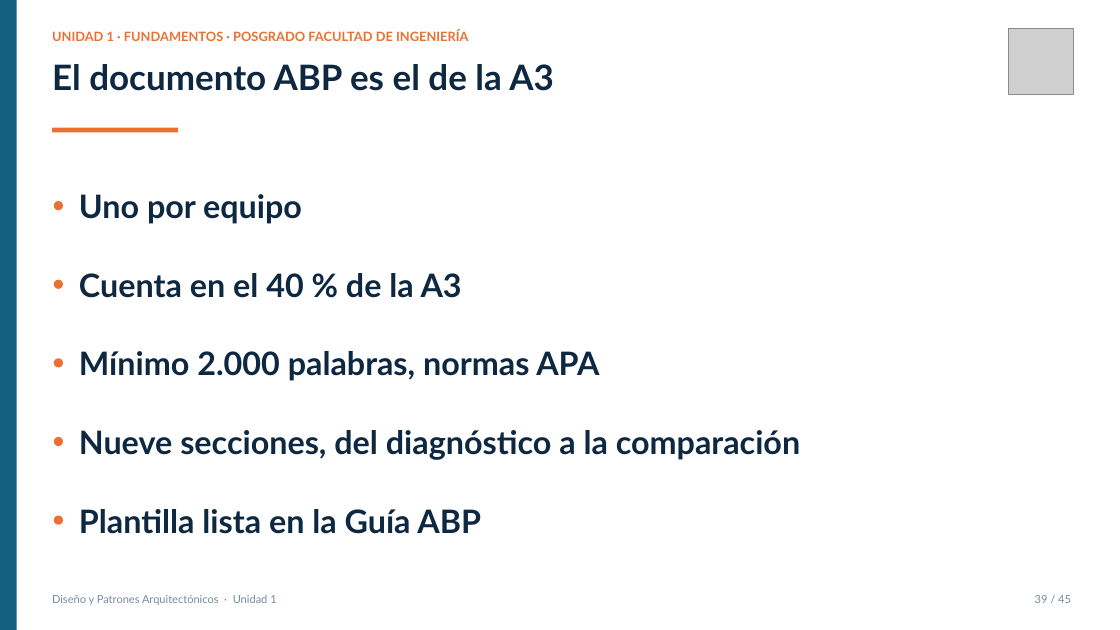
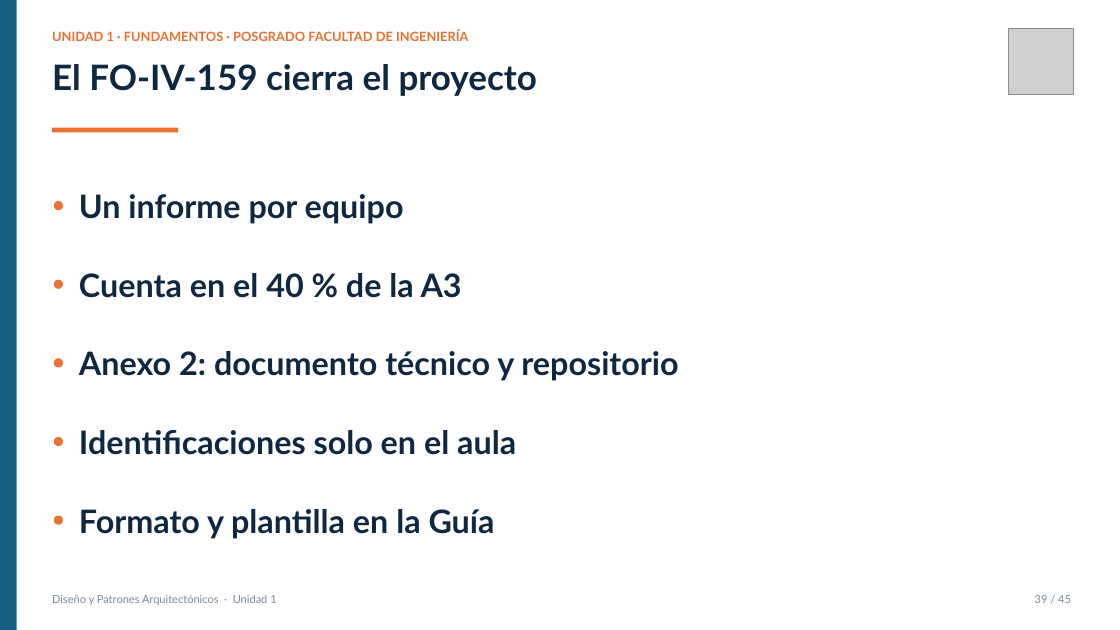
Before and after one commit to code-corhuila/ova-web, a slide deck: slide 47 of 2026-B/disenio-patrones-arquitectonicos/unidad-01/slides/unidad-01-fundamentos.pptx. Drawn at 1120x630 pixels with LibreOffice and Linux fonts; fonts in the diff are those of the drawing; grey boxes stand for pictures. Boxes give left, top, right and bottom in pixels: in the first picture for what was removed or moved away, otherwise in the second. Text is boxed around its words. In the diff, an @@ line names an element or a change of style, - is before the commit and + after.

```diff
--- a/2026-B/disenio-patrones-arquitectonicos/unidad-01/slides/unidad-01-fundamentos.pptx
+++ b/2026-B/disenio-patrones-arquitectonicos/unidad-01/slides/unidad-01-fundamentos.pptx
@@ text at [52,64,537,96]: text changed @@
-El documento ABP es el de la A3
+El FO-IV-159 cierra el proyecto
@@ text at [79,194,404,224]: text changed @@
-Uno por equipo
+Un informe por equipo
@@ text at [79,351,678,381]: text changed @@
-Mínimo 2.000 palabras, normas APA
+Anexo 2: documento técnico y repositorio
@@ text at [79,430,516,455]: text changed @@
-Nueve secciones, del diagnóstico a la comparación
+Identificaciones solo en el aula
@@ text at [79,509,495,539]: text changed @@
-Plantilla lista en la Guía ABP
+Formato y plantilla en la Guía
```
Also in this commit, not shown: 3 other slides changed, 28 other files.
